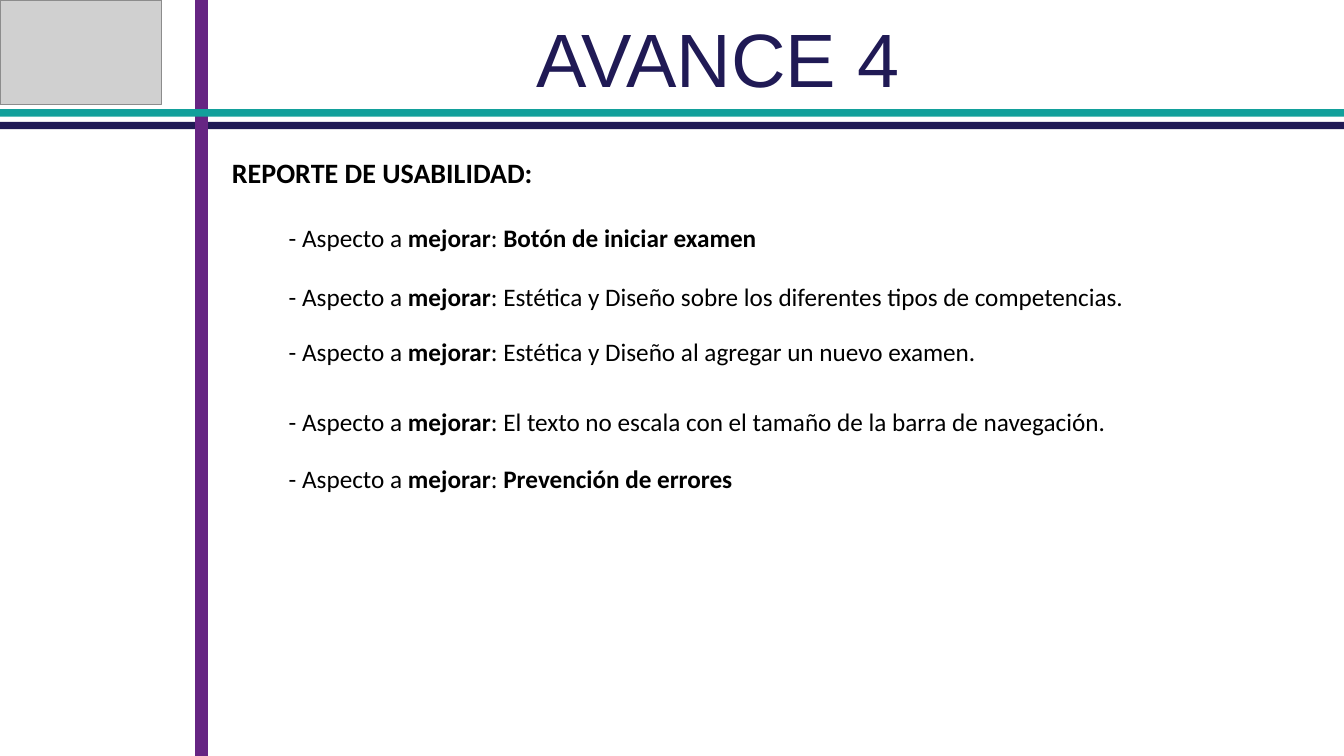
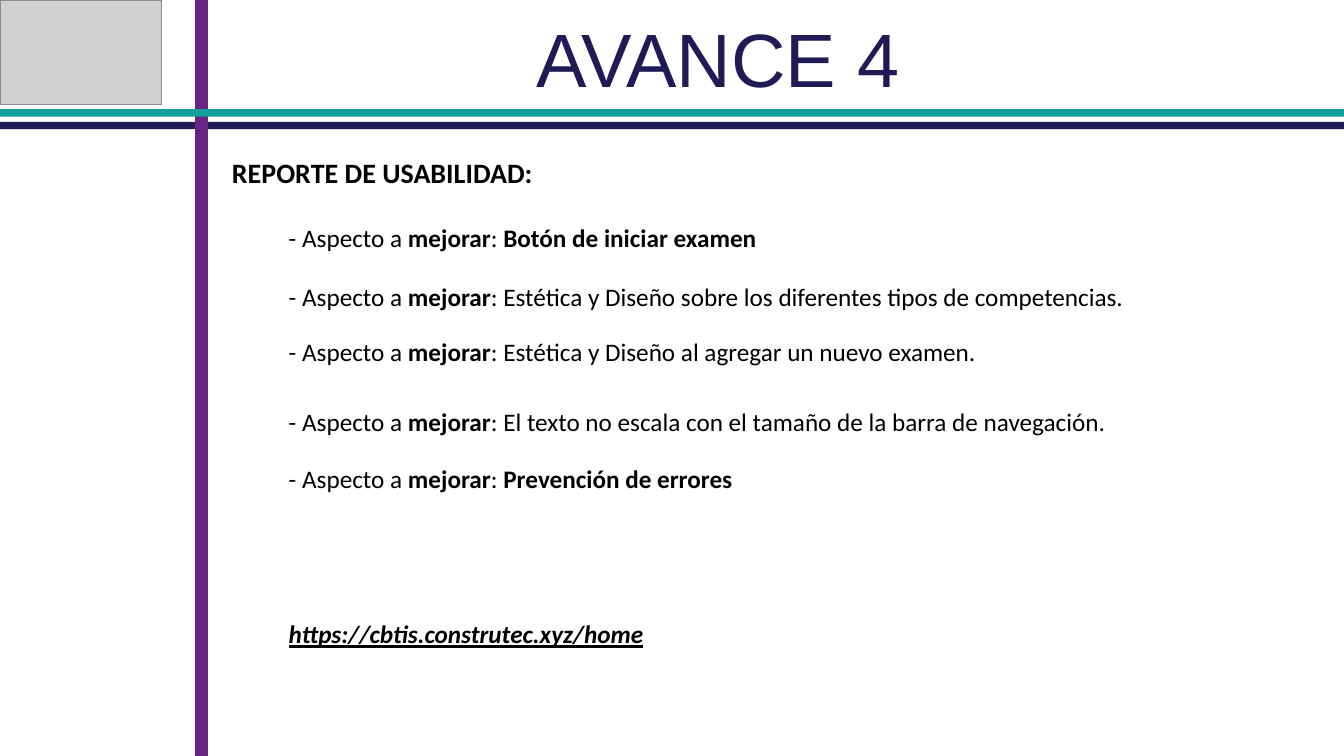
Before and after one commit to TheMindBreaker/DAW2020, a slide deck: slide 2 of Presentacion entrega 4/Entrega4_Presentacion.pptx. Drawn at 1344x756 pixels with LibreOffice and Linux fonts; fonts in the diff are those of the drawing; grey boxes stand for pictures. Boxes give left, top, right and bottom in pixels: in the first picture for what was removed or moved away, otherwise in the second. Text is boxed around its words. In the diff, an @@ line names an element or a change of style, - is before the commit and + after.

Commit message:
Presentacion avance 4

```diff
--- a/Presentacion entrega 4/Entrega4_Presentacion.pptx
+++ b/Presentacion entrega 4/Entrega4_Presentacion.pptx
@@ text added at (289, 625, 644, 648), 18 pt, text #000000, bold, italic, underline @@
+https://cbtis.construtec.xyz/home
```
